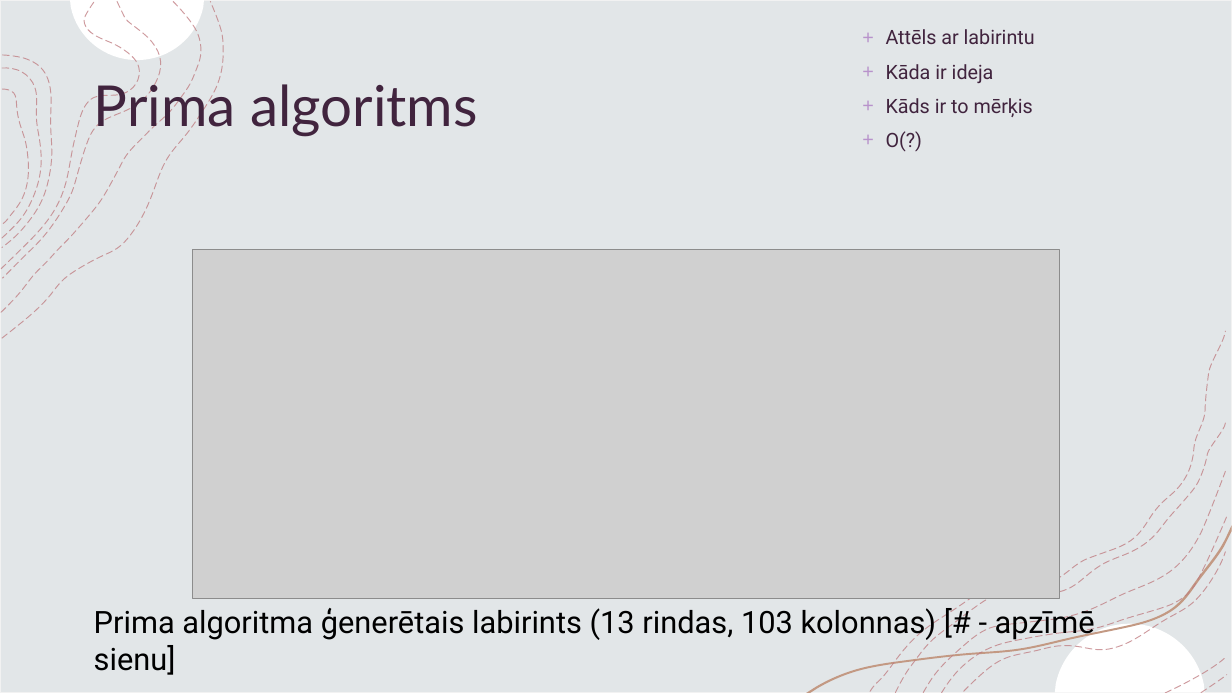
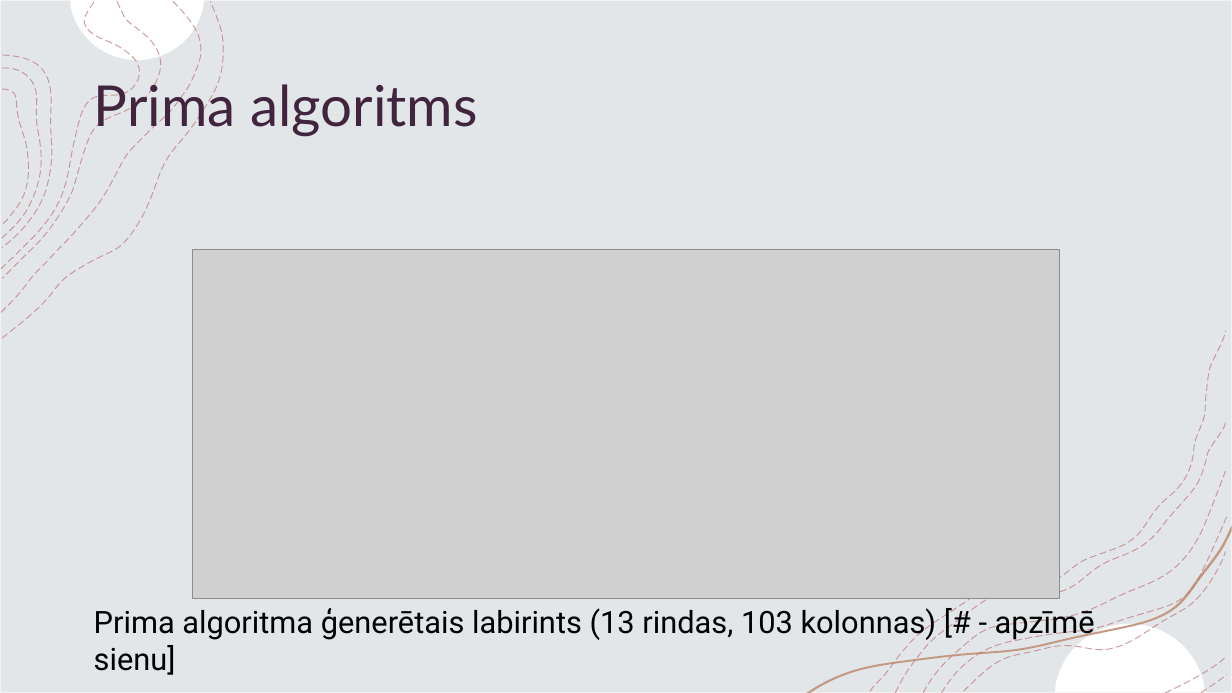
Before and after one commit to 4math/maze_solver, a slide deck: slide 3 of slides/Slides.pptx (slide 4 before the commit). Drawn at 1232x693 pixels with LibreOffice and Linux fonts; fonts in the diff are those of the drawing; grey boxes stand for pictures. Boxes give left, top, right and bottom in pixels: in the first picture for what was removed or moved away, otherwise in the second. Text is boxed around its words. In the diff, an @@ line names an element or a change of style, - is before the commit and + after.

```diff
--- a/slides/Slides.pptx
+++ b/slides/Slides.pptx
@@ text removed at [886,29,1035,151] @@
-+ Attēls ar labirintu
-+ Kāda ir ideja
-+ Kāds ir to mērķis
-+ O(?)
```
Also in this commit, not shown: 9 other slides changed, 1 slide removed, 1 other file.
